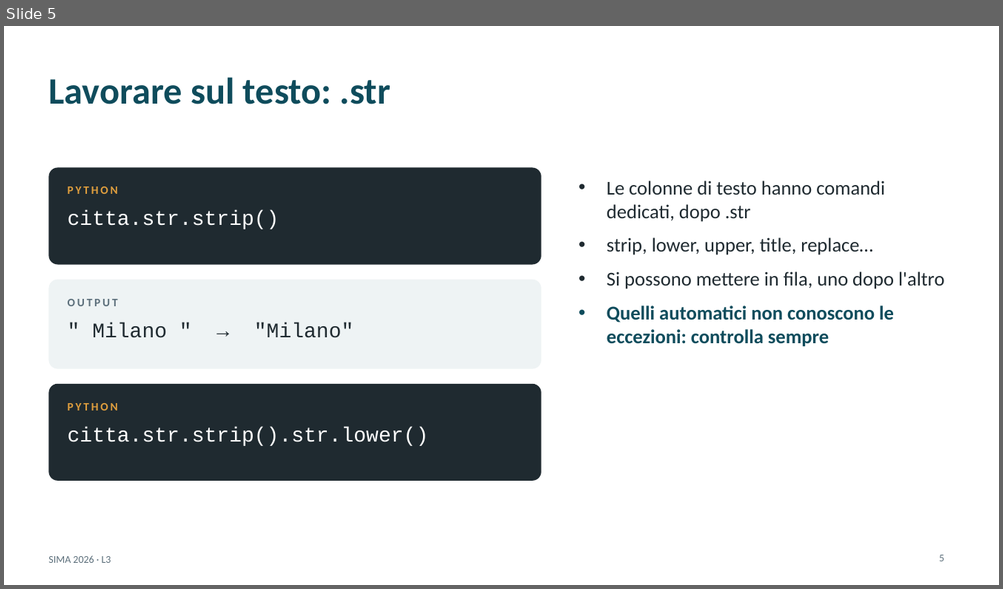
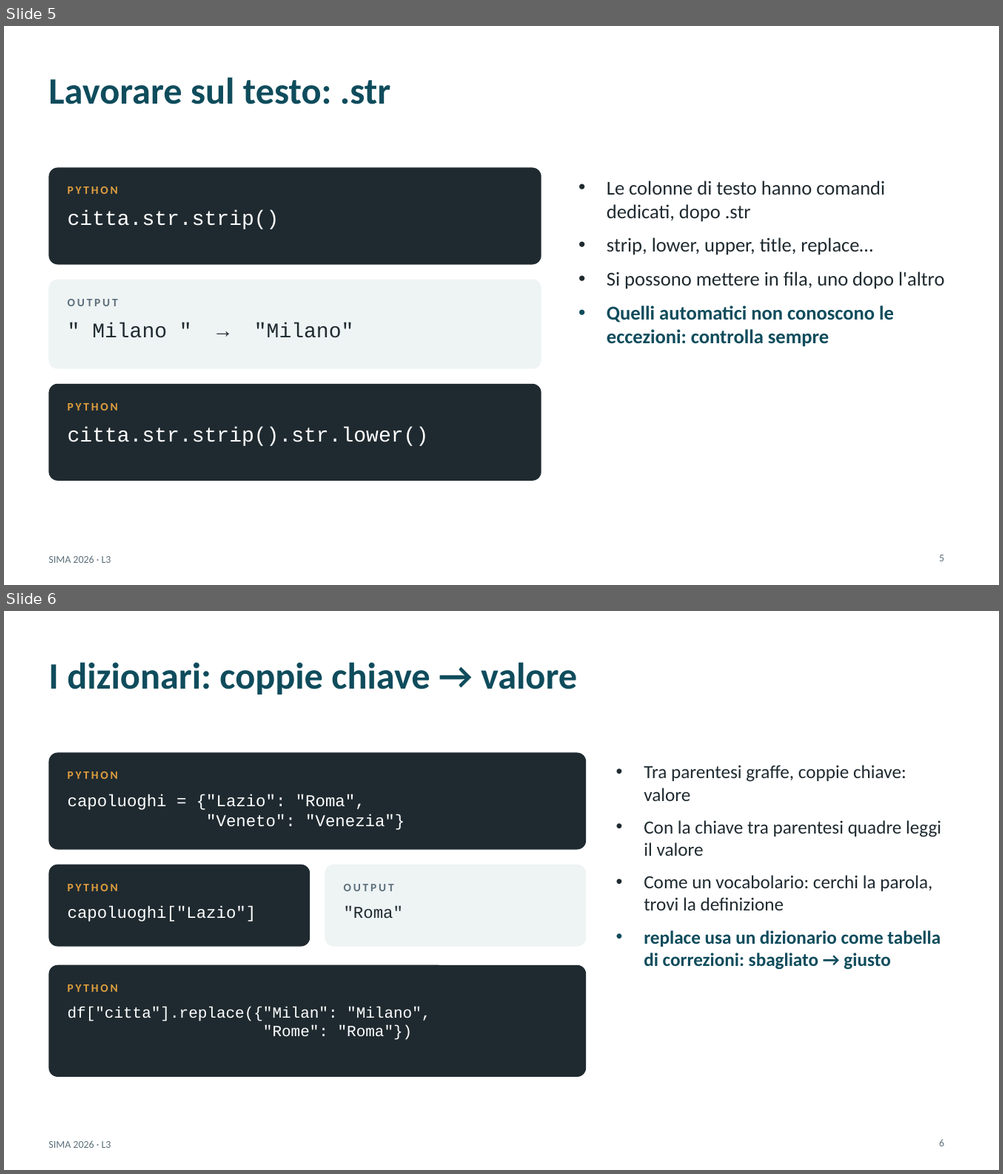
Before and after one commit to andrealorenzon/SIMA2026, a slide deck: L03_pulizia/slide_complete.pptx. Shown one above the other, each under a label of ours: slide 5 before the commit, slides 5 and 6 after it. The pictures are 1003x589 and 1003x1174 pixels, drawn with LibreOffice and Linux fonts; fonts in the diff are those of the drawing. Boxes give left, top, right and bottom in pixels: in the first picture for what was removed or moved away, otherwise in the second. Text is boxed around its words. In the diff, an @@ line names an element or a change of style, - is before the commit and + after.

```diff
--- a/L03_pulizia/slide_complete.pptx
+++ b/L03_pulizia/slide_complete.pptx
@@ slide 6 added at (4, 611, 999, 1170), background #FFFFFF; not listed: 1 template element that a slide beside it also shows @@
@@ title added at (48, 662, 577, 695), 36 pt, text #0F4C5C, bold @@
+I dizionari: coppie chiave → valore
@@ rounded rectangle added at (48, 753, 586, 850), fill #1F2A30 @@
@@ text added at (643, 765, 941, 970), 18 pt, text #1F2A30 @@
+• Tra parentesi graffe, coppie chiave: valore
+• Con la chiave tra parentesi quadre leggi il valore
+• Come un vocabolario: cerchi la parola, trovi la definizione
+• replace usa un dizionario come tabella di correzioni: sbagliato → giusto
@@ text added at (68, 772, 118, 779), 11 pt, text #E09F3E, bold @@
+PYTHON
@@ text added at (68, 795, 404, 830), 16 pt, text #FFFFFF @@
+capoluoghi = {"Lazio": "Roma",
+"Veneto": "Venezia"}
@@ rounded rectangle added at (48, 865, 310, 947), fill #1F2A30 @@
@@ rounded rectangle added at (325, 865, 586, 947), fill #EEF3F4 @@
@@ text added at (68, 884, 118, 891), 11 pt, text #E09F3E, bold @@
+PYTHON
@@ text added at (344, 884, 394, 891), 11 pt, text #5C6F7B, bold @@
+OUTPUT
@@ text added at (68, 906, 256, 922), 16 pt, text #FFFFFF @@
+capoluoghi["Lazio"]
@@ text added at (344, 906, 403, 918), 16 pt, text #1F2A30 @@
+"Roma"
@@ rounded rectangle added at (48, 965, 586, 1077), fill #1F2A30 @@
@@ text added at (68, 985, 118, 992), 11 pt, text #E09F3E, bold @@
+PYTHON
@@ text added at (68, 1007, 430, 1040), 15 pt, text #FFFFFF @@
+df["citta"].replace({"Milan": "Milano",
+"Rome": "Roma"})
@@ page number added at (939, 1139, 944, 1147), 10 pt, text #5C6F7B @@
+6
```
Also in this commit, not shown: 4 other files.
